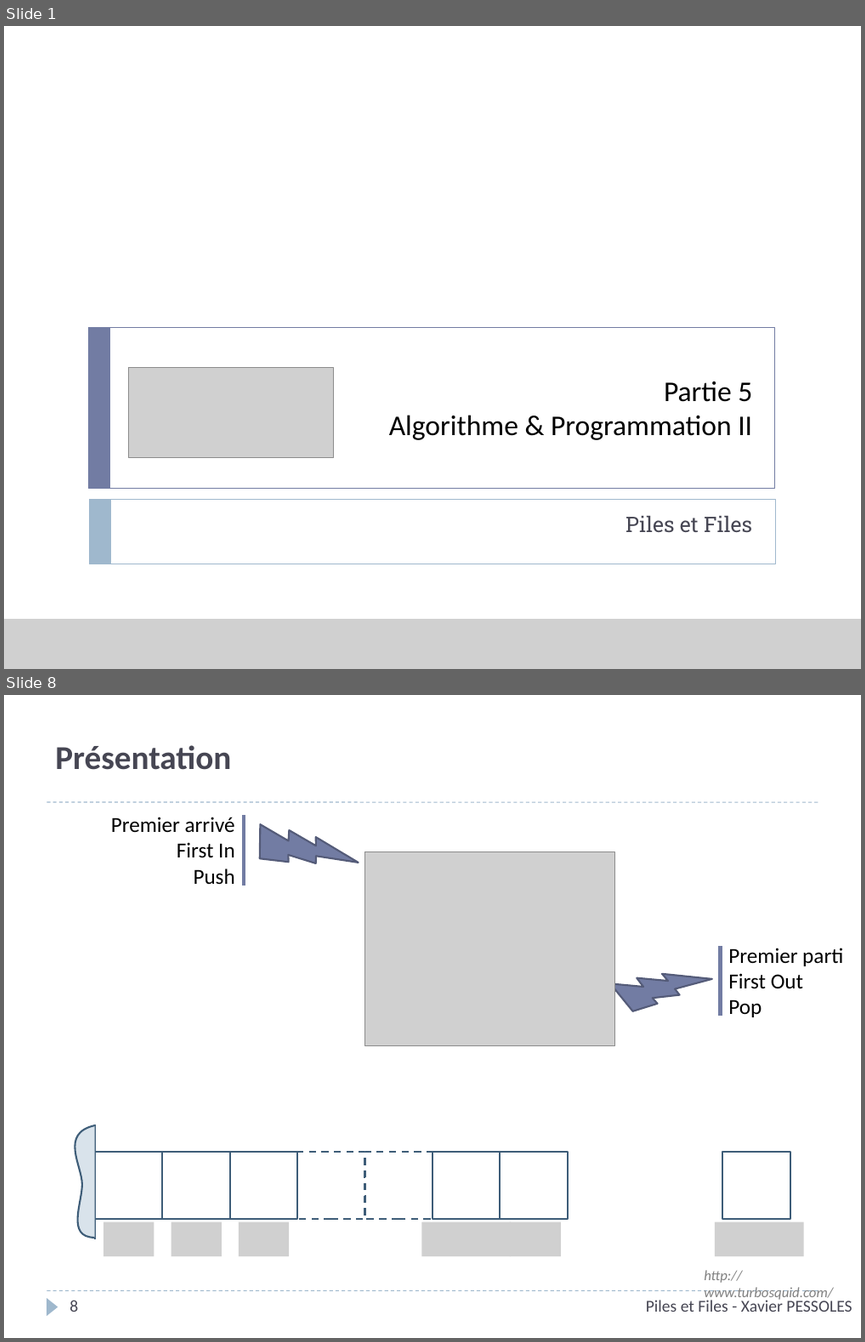
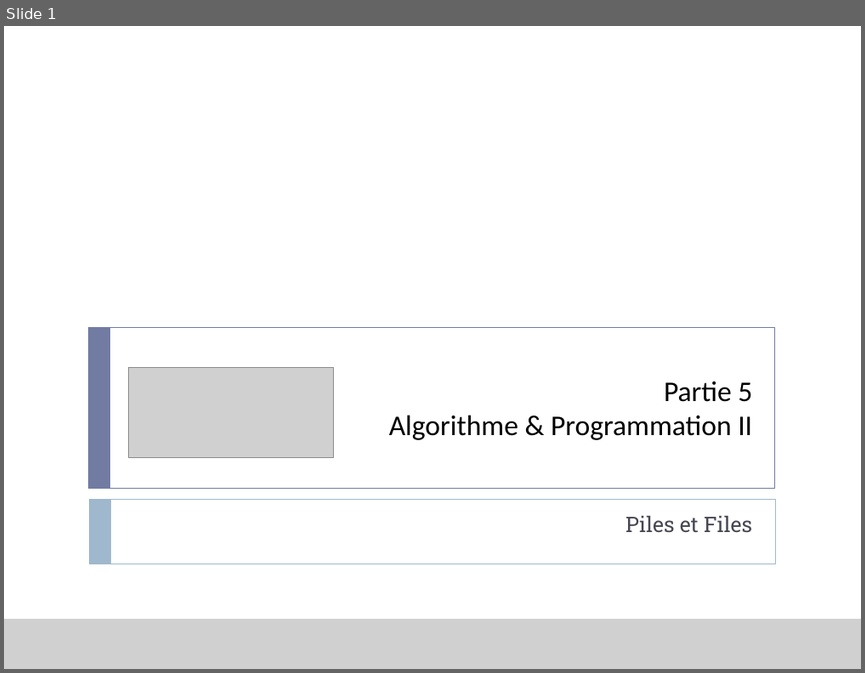
Before and after one commit to xpessoles/Informatique, a slide deck: P_05_AlgorithmiqueProgrammation/02_Piles/P_05_02_Piles_Cours_PPT.pptx. Shown one above the other, each under a label of ours: slides 1 and 8 before the commit, slide 1 after it; the slides between them are not shown. The pictures are 865x1342 and 865x673 pixels, drawn with LibreOffice and Linux fonts; fonts in the diff are those of the drawing; grey boxes stand for pictures; background and template pictures are left out. Boxes give left, top, right and bottom in pixels: in the first picture for what was removed or moved away, otherwise in the second. Text is boxed around its words. In the diff, an @@ line names an element or a change of style, - is before the commit and + after.

```diff
--- a/P_05_AlgorithmiqueProgrammation/02_Piles/P_05_02_Piles_Cours_PPT.pptx
+++ b/P_05_AlgorithmiqueProgrammation/02_Piles/P_05_02_Piles_Cours_PPT.pptx
@@ slide 8 removed at bbox=[4, 695, 861, 1338], background #FFFFFF @@
@@ title removed at bbox=[55, 745, 231, 770] @@
-Présentation
@@ lightning bolt removed at bbox=[246, 793, 358, 902] @@
@@ line removed from (46, 802) to (818, 802) @@
@@ text removed at bbox=[111, 817, 235, 885] @@
-Premier arrivé
-First In
-Push
@@ line removed from (244, 815) to (244, 885) @@
@@ picture removed at bbox=[364, 851, 614, 1046] @@
@@ lightning bolt removed at bbox=[604, 936, 712, 1038] @@
@@ line removed from (721, 946) to (721, 1015) @@
@@ text removed at bbox=[728, 947, 843, 1017] @@
-Premier parti
-First Out
-Pop
@@ freeform shape removed at bbox=[75, 1125, 95, 1237] @@
@@ line removed from (95, 1124) to (95, 1239) @@
@@ rectangle removed at bbox=[95, 1151, 162, 1219] @@
@@ rectangle removed at bbox=[162, 1151, 230, 1219] @@
@@ rectangle removed at bbox=[230, 1151, 298, 1219] @@
@@ rectangle removed at bbox=[297, 1151, 364, 1219] @@
@@ rectangle removed at bbox=[364, 1151, 432, 1219] @@
@@ rectangle removed at bbox=[432, 1151, 500, 1219] @@
@@ rectangle removed at bbox=[500, 1151, 568, 1219] @@
@@ rectangle removed at bbox=[723, 1151, 790, 1219] @@
@@ picture removed at bbox=[103, 1222, 154, 1256] @@
@@ picture removed at bbox=[171, 1222, 222, 1256] @@
@@ picture removed at bbox=[239, 1222, 290, 1256] @@
@@ picture removed at bbox=[421, 1222, 511, 1256] @@
@@ picture removed at bbox=[510, 1222, 561, 1256] @@
@@ picture removed at bbox=[715, 1222, 803, 1256] @@
@@ text removed at bbox=[704, 1270, 833, 1301] @@
-http://www.turbosquid.com/
@@ line removed from (46, 1291) to (818, 1291) @@
@@ triangle removed at bbox=[46, 1298, 58, 1315] @@
@@ page number removed at bbox=[69, 1299, 78, 1311] @@
-8
@@ text removed at bbox=[646, 1298, 851, 1311] @@
-Piles et Files - Xavier PESSOLES
```
Also in this commit, not shown: 6 slides changed, 12 slides added, 1 other slide removed.
